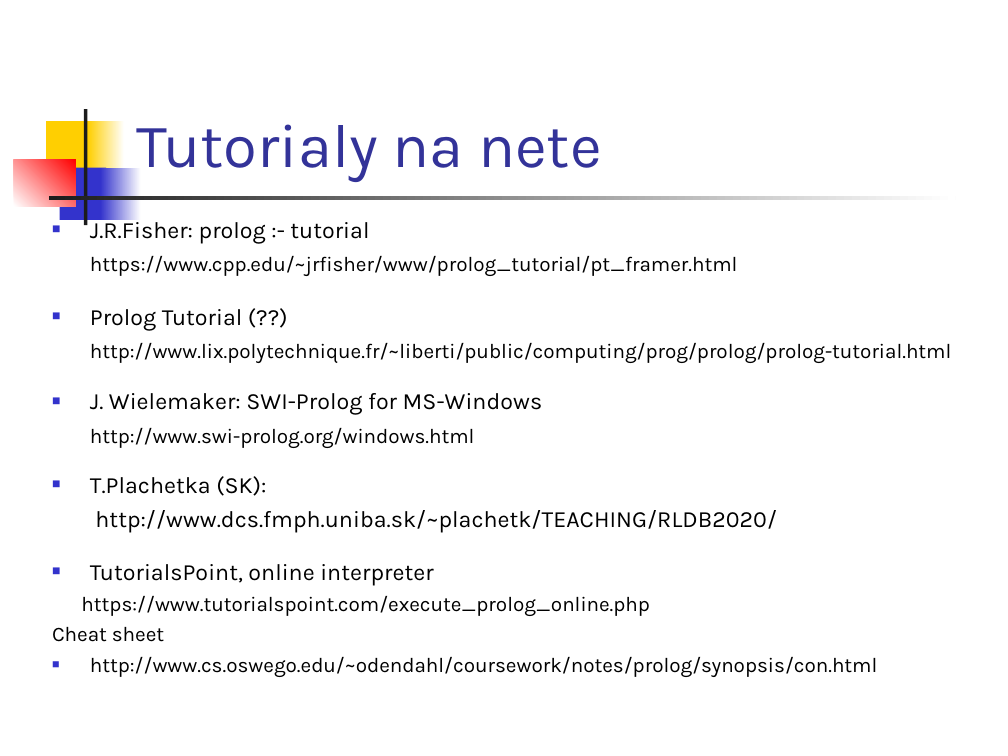
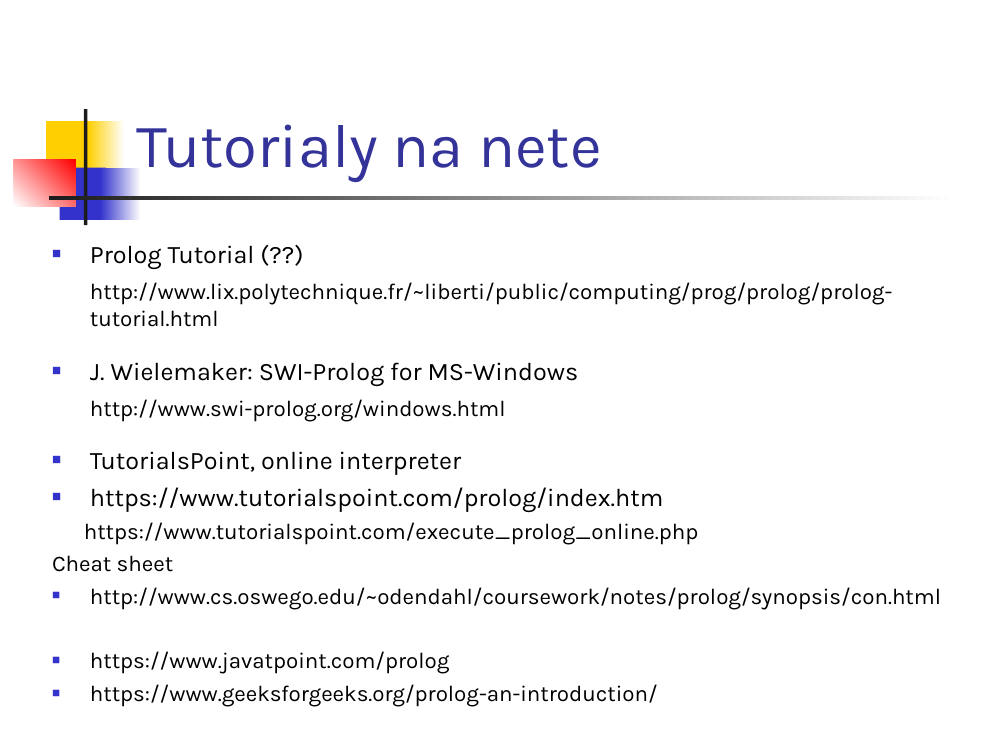
Before and after one commit to paradigmy/Prednasky, a slide deck: slide 4 of 10/logicke1.ppt. Drawn at 1008x756 pixels with LibreOffice and Linux fonts; fonts in the diff are those of the drawing. Boxes give left, top, right and bottom in pixels: in the first picture for what was removed or moved away, otherwise in the second. Text is boxed around its words. In the diff, an @@ line names an element or a change of style, - is before the commit and + after.

```diff
--- a/10/logicke1.ppt
+++ b/10/logicke1.ppt
@@ text at bbox=[90, 217, 738, 276]: paragraphs removed @@
-■ J.R.Fisher: prolog :- tutorial
-https://www.cpp.edu/~jrfisher/www/prolog_tutorial/pt_framer.html
@@ text at bbox=[52, 245, 941, 610]: size 16.6 to 18 pt in "Prolog Tutorial (??)", "J. Wielemaker: SWI-Prolog for MS-Windows", "TutorialsPoint, online interpreter"; size 14.8 to 16 pt in "http://www.lix.polytechnique.fr/~liberti/public/computing/pr ...", "http://www.swi-prolog.org/windows.html", "https://www.tutorialspoint.com/execute_prolog_online.php", "Cheat sheet" and 1 more places @@
@@ text at bbox=[90, 476, 777, 532]: paragraphs removed @@
-■ T.Plachetka (SK):
-http://www.dcs.fmph.uniba.sk/~plachetk/TEACHING/RLDB2020/
@@ text at bbox=[90, 487, 664, 512]: paragraph added @@
+■ https://www.tutorialspoint.com/prolog/index.htm
@@ text at bbox=[90, 651, 658, 707]: paragraphs added @@
+■ https://www.javatpoint.com/prolog
+■ https://www.geeksforgeeks.org/prolog-an-introduction/
```
Also in this commit, not shown: 4 other files.
